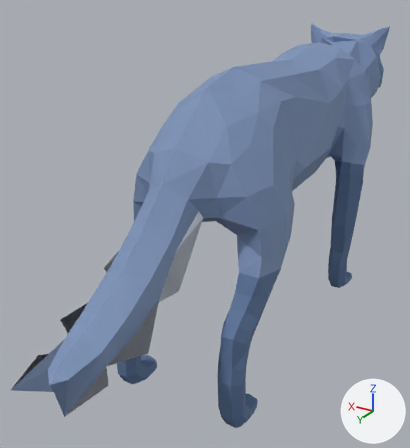
The FBX model Assets/Meshes/Characters/WolfSpirit_Still.fbx as it was, and as the next commit left it.
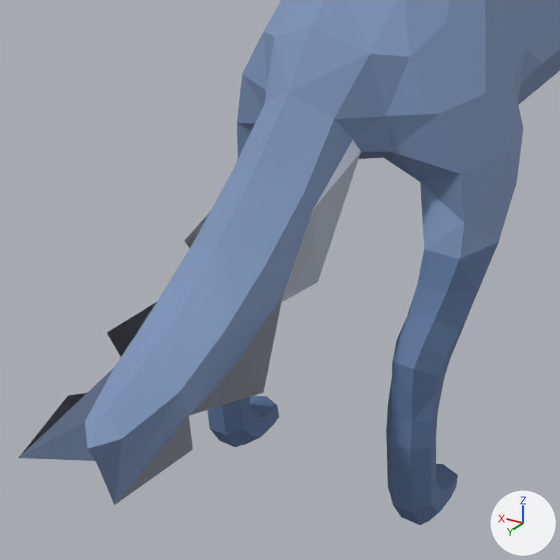
There are two pictures of each version: one whole from a camera (50 mm lens) standing at (-0.0174, 0.0348, 0.0152) and looking at (0.0012, 0.0037, -0.0003), one close up on the part from 0% to 77% of the width and 30% to 100% of the height. Arrows for +X, +Y and +Z are at lower right; the lights stay in place. Where no turn or scale is listed for an object, it has been applied to the vertices.

Objects in the first close-up: 'WolfFinal'.
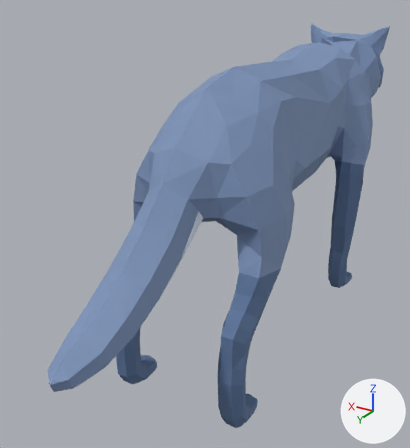
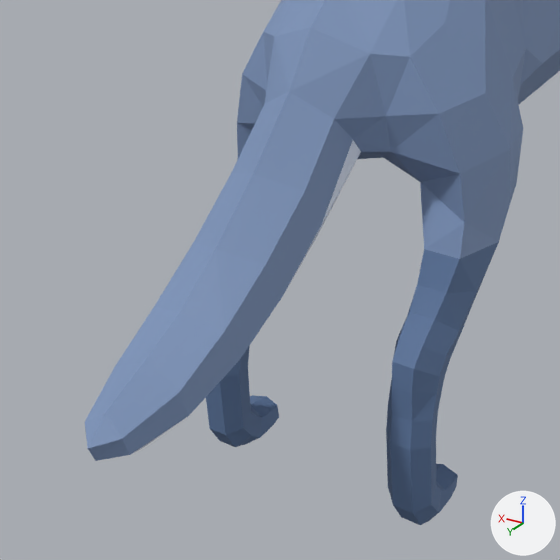
The newer file is also turned or shifted as a whole; pictures and numbers use the older file's frame.

Where the change shows, as pixel boxes (x1, y1, x2, y2) in the close-ups (560 x 560 px; the box of a moved part takes in the faces that stretch with it):
'WolfFinal', reshaped: before (19, 0, 560, 525); after (85, 0, 560, 525)
part 1 of me_mesh, moved or reshaped: before (19, 140, 361, 505); after (96, 140, 361, 461)

Diff of the bpy script that builds the scene:
```diff
--- a/Assets/Meshes/Characters/WolfSpirit_Still.fbx.py
+++ b/Assets/Meshes/Characters/WolfSpirit_Still.fbx.py
@@ me_mesh @@
 me_mesh.from_pydata(...)  # 819 vertices, 1634 faces; spans x -0.0051..0.0048, y -0.0201..0.0223, z -0.0103..0.0103
 # used by ob_wolffinal; location = (-0.00153, 0.0, 0.00144)
-me_mesh.vertices[183].co = (0.0009, 0.0133, 0.0012)
-me_mesh.vertices[185].co = (0.0026, 0.0145, -0.0003)  # pixel (184, 240)
-me_mesh.vertices[199].co = (0.0014, 0.0223, -0.0024)  # pixel (18, 458)
-me_mesh.vertices[200].co = (0.0025, 0.018, -0.0016)  # pixel (106, 332)
-me_mesh.vertices[202].co = (0.0019, 0.0201, -0.0022)  # pixel (68, 395)
-me_mesh.vertices[587].co = (-0.0012, 0.0133, 0.0012)  # pixel (312, 209)
-me_mesh.vertices[593].co = (-0.0022, 0.0145, -0.0003)  # pixel (317, 282)
-me_mesh.vertices[595].co = (-0.0028, 0.018, -0.0016)  # pixel (263, 392)
-me_mesh.vertices[599].co = (-0.0017, 0.0223, -0.0024)  # pixel (114, 505)
-me_mesh.vertices[601].co = (-0.0022, 0.0201, -0.0022)  # pixel (192, 449)
+# me_mesh part 1
+me_mesh.vertices[183].co = (0.0012, 0.0133, 0.0008)
+me_mesh.vertices[185].co = (0.0007, 0.0128, 0.0)
+me_mesh.vertices[199].co = (0.0005, 0.0208, -0.0024)
+me_mesh.vertices[200].co = (0.0006, 0.0168, -0.0022)
+me_mesh.vertices[202].co = (0.0003, 0.0201, -0.0028)
+me_mesh.vertices[587].co = (-0.0015, 0.0133, 0.0008)  # pixel (321, 224)
+me_mesh.vertices[593].co = (-0.001, 0.0128, 0.0)  # pixel (316, 237)
+me_mesh.vertices[595].co = (-0.0009, 0.0168, -0.0022)  # pixel (232, 367)
+me_mesh.vertices[599].co = (-0.0008, 0.0208, -0.0024)  # pixel (129, 454)
+me_mesh.vertices[601].co = (-0.0006, 0.0201, -0.0028)  # pixel (143, 447)
 me_mesh.materials.append(mat_wolf_darkpurple)
```
